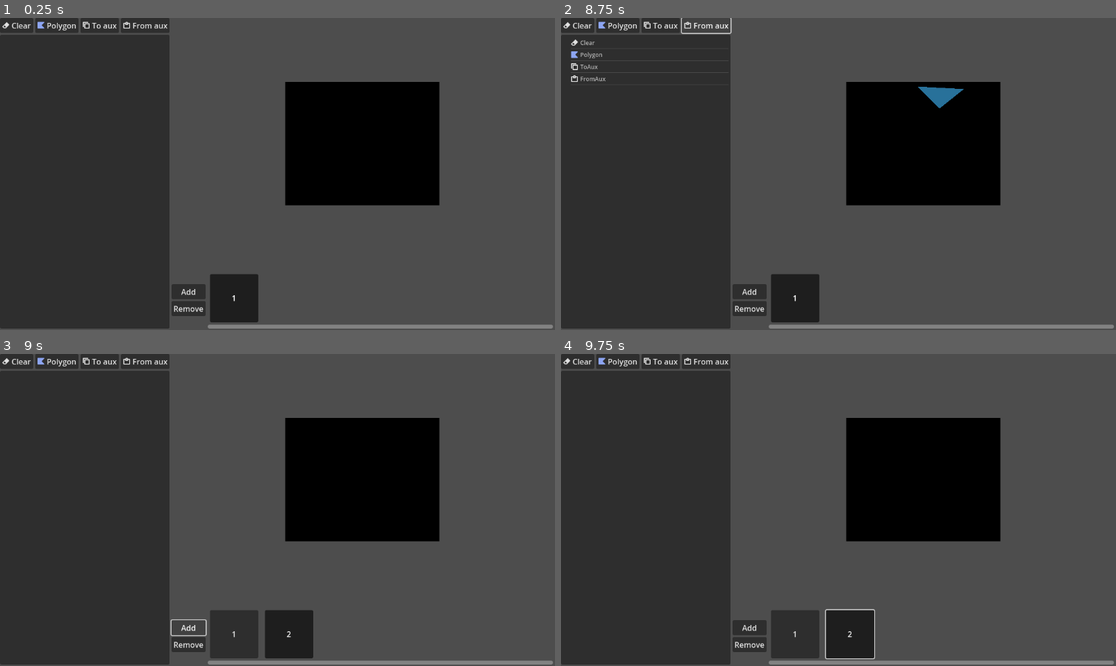
Above: before the commit, frames 1-4 (two rows, left to right).
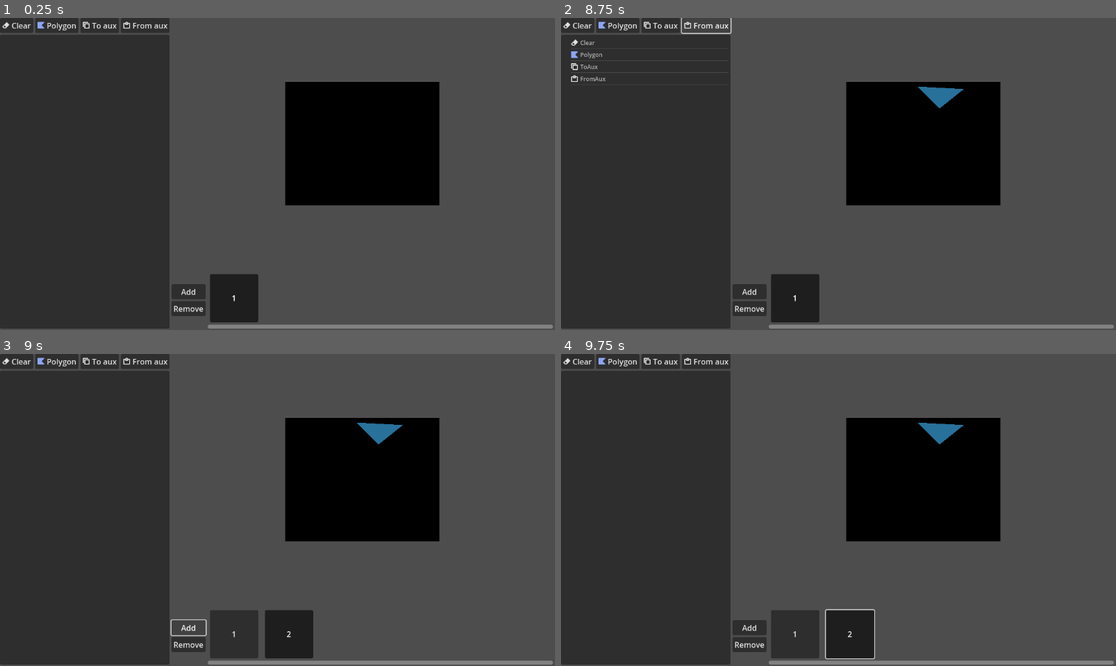
Above: after the commit, the same moments.

Repository: tehKaiN/blit_anim_editor
Game: Godot game, scene res://scenes/editor_main.tscn
Two runs of this game, one before a commit and one after it. Both use one fixed random seed, a clock stepped at 60 frames per second and the inputs below.
Inputs:
- Up to frame 1 (0.25 s): no input
- Up to frame 2 (8.75 s): click "Add" at 0.5 s; click "Clear" at 1.25 s; click "Polygon" at 2 s; click "To aux" at 2.75 s; click "From aux" at 3.5 s; click "Remove" at 4.25 s; click "1" at 5 s; click "Clear" at 5.75 s; click "Polygon" at 6.5 s; click "To aux" at 7.25 s; click "From aux" at 8 s
- Up to frame 3 (9 s): click "Add" at 8.75 s
- Up to frame 4 (9.75 s): click "2" at 9.5 s

Frames 1-2 are identical in both runs. In frame 3, 0.3% of the frame differs, in the area x 64-73%, y 22-29%; in frame 4, 0.3%.

Commit message:
show previous frame shapes when drawing current frame

Diff:
--- a/scripts/editor_main.gd
+++ b/scripts/editor_main.gd
@@ -152,15 +152,15 @@
 
 	_frame_manager.add_next_frame()
 	_op_tree_editor.frame_data = _frame_manager.current_frame
-	_draw_frame_from_commands()
+	_draw_current_frame()
 
 
 func _on_op_tree_editor_op_added() -> void:
-	_draw_frame_from_commands()
+	_draw_current_frame()
 
 
 func _on_op_tree_editor_tree_reordered() -> void:
-	_draw_frame_from_commands()
+	_draw_current_frame()
 
 func _on_op_tree_editor_op_selection_changed() -> void:
 		if _current_op_editor:
@@ -174,12 +174,13 @@
 				_current_op_editor.data_changed.connect(_on_op_editor_data_changed)
 
 func _on_op_editor_data_changed() -> void:
-	_draw_frame_from_commands()
+	_draw_current_frame()
 
 
 func _on_frame_manager_frame_selected() -> void:
 	_op_tree_editor.frame_data = _frame_manager.current_frame
-	_draw_frame_from_commands()
+	_draw_current_frame()
+
 
 func _on_frame_container_resized() -> void:
 	#var scale_vector := (_current_frame_preview.get_parent() as Control).size / Vector2(320, 256)
@@ -188,8 +189,12 @@
 	pass
 
 
-func _draw_frame_from_commands() -> void:
+func _draw_current_frame() -> void:
 	_current_frame_image.fill(Color.BLACK)
-	for op: BlitterOp in _frame_manager.current_frame.ops:
-		op.apply(_current_frame_image, _scratch_image, _aux_image)
+	# Needs to draw all previous frames so that scratch image is properly set
+	for frame: FrameData in _frame_manager.frames:
+		for op: BlitterOp in frame.ops:
+			op.apply(_current_frame_image, _scratch_image, _aux_image)
+		if frame == _frame_manager.current_frame:
+			break
 	_current_frame_texture.update(_current_frame_image)
--- a/scripts/frame_manager.gd
+++ b/scripts/frame_manager.gd
@@ -16,6 +16,7 @@
 func _ready() -> void:
 	frame_add_button.pressed.connect(_on_frame_add_button_pressed)
 	frame_remove_button.pressed.connect(_on_frame_remove_button_pressed)
+	frame_thumbnail_container.child_order_changed.connect(_on_thumbnail_container_child_order_changed)
 
 
 func add_next_frame() -> void:
@@ -28,7 +29,6 @@
 	frame_thumbnail.selected.connect(_on_frame_thumbnail_selected)
 	frame_thumbnail.frame_data = frame_data
 	frame_thumbnail.is_selected = true
-	frame_thumbnail.text = str(frame_thumbnail_container.get_children().size())
 
 
 func _on_frame_thumbnail_selected(frame_data: EditorMain.FrameData) -> void:
@@ -60,3 +60,9 @@
 			frame_thumbnail.queue_free()
 			sibling.is_selected = true
 			break
+
+
+func _on_thumbnail_container_child_order_changed() -> void:
+	var children := frame_thumbnail_container.get_children()
+	for i: int in children.size():
+		(children[i] as FrameThumbnail).text = str(i + 1)
